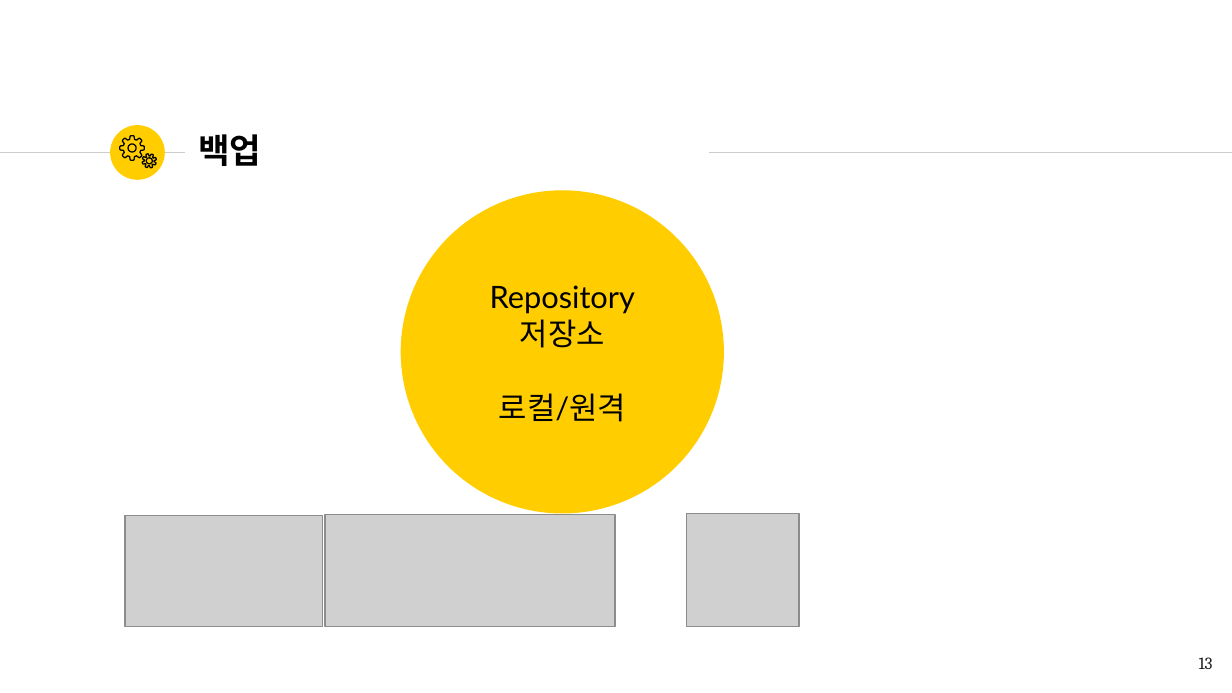
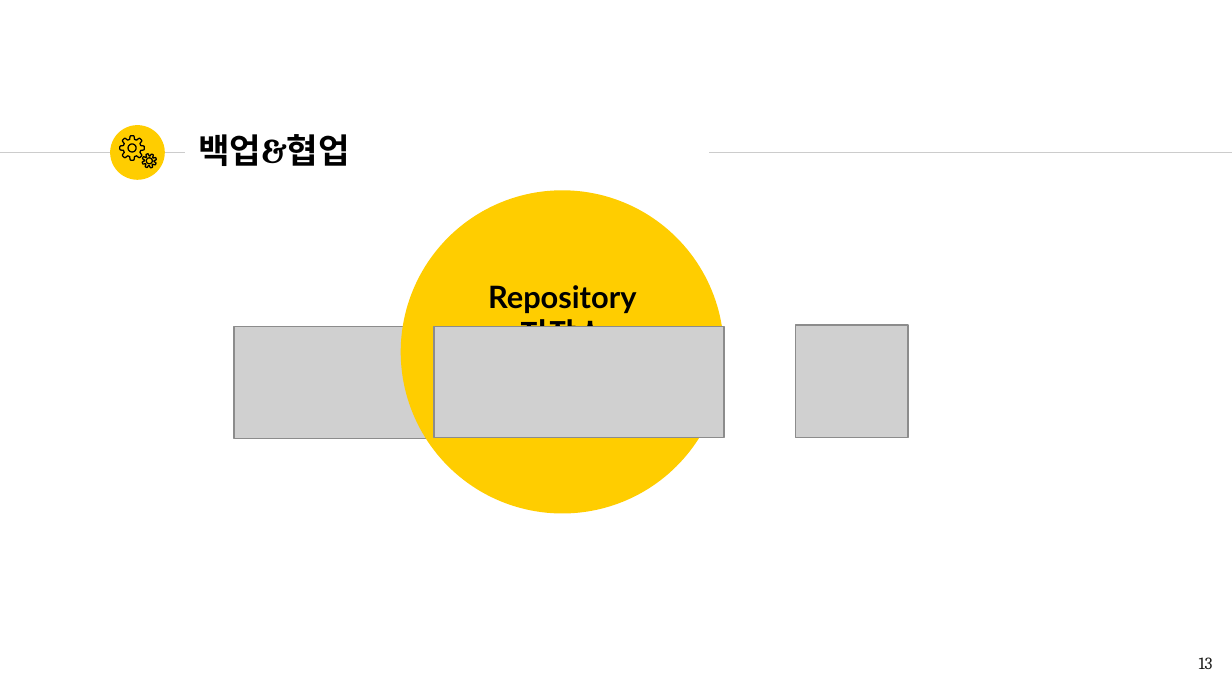
Before and after one commit to romiii37/CampusSeven, a slide deck: slide 13 of Git.pptx. Drawn at 1232x693 pixels with LibreOffice and Linux fonts; fonts in the diff are those of the drawing; grey boxes stand for pictures. Boxes give left, top, right and bottom in pixels: in the first picture for what was removed or moved away, otherwise in the second. Text is boxed around its words. In the diff, an @@ line names an element or a change of style, - is before the commit and + after.

```diff
--- a/Git.pptx
+++ b/Git.pptx
@@ title at (198, 134, 349, 166): text changed @@
-백업
+백업&협업
@@ text in ellipse at (488, 285, 636, 327): bold on in "Repository", "저장소" @@
@@ 3 pictures: place and size @@
-3 pictures at (124, 514, 798, 626)
+3 pictures at (234, 325, 908, 437)
```
Also in this commit, not shown: 6 other slides changed, 10 slides added, 35 slides removed.
